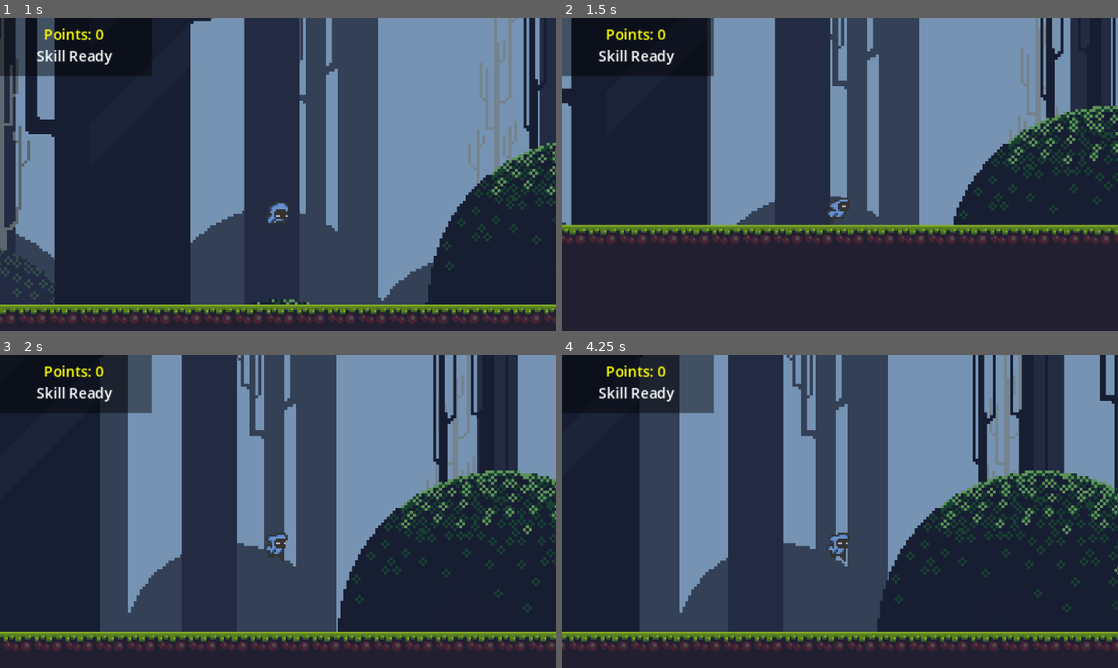
Above: before the commit, frames 1-4 (two rows, left to right).
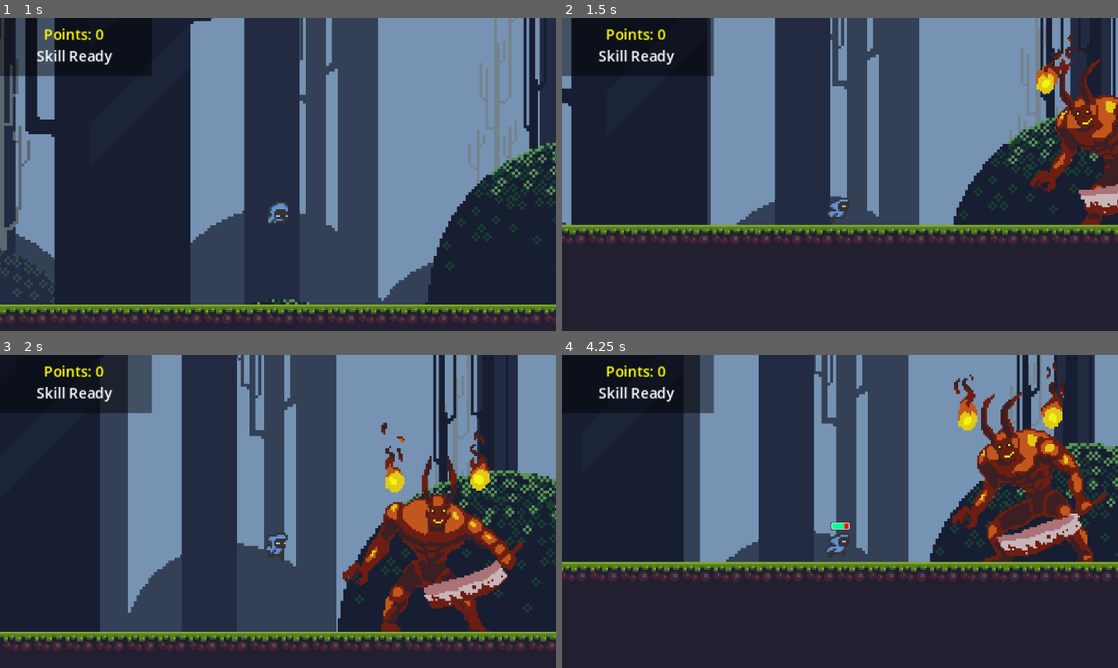
Above: after the commit, the same moments.

Repository: A-kim1/GameDev2026-Individual-Game-Jam-AmarHakim
Game: Godot game, scene res://Scenes/boss_level.tscn
Two runs of this game, one before a commit and one after it. Both use one fixed random seed, a clock stepped at 60 frames per second and the inputs below. This scene is started directly instead of the project's main scene.
Inputs (mouse positions are in pixels of both pictures, inside the frame that each line leads up to):
- Up to frame 1 (1 s): tap Enter at 0.5 s; move the mouse to (400, 158) at 0.52 s; hold D (right) from 0.53 s (still down); click (400, 158) at 0.6 s; tap W (jump) at 0.77 s
- Up to frame 2 (1.5 s): keep holding D (right); move the mouse to (728, 190) at 1.27 s; click (728, 190) at 1.35 s
- Up to frame 3 (2 s): keep holding D (right); tap W (jump) at 1.52 s
- Up to frame 4 (4.25 s): move the mouse to (895, 442) at 2.02 s; release D (right) at 2.03 s; hold A (left) 2.03-2.78 s; hold Shift (run) 2.03-2.78 s; click (895, 442) at 2.3 s; move the mouse to (812, 574) at 2.77 s; hold D (right) from 2.78 s (still down); click (812, 574) at 2.85 s; tap W (jump) at 3.02, 3.77 s; move the mouse to (1006, 558) at 3.52 s; click (1006, 558) at 3.6 s

Frame 1 is identical in both runs. In frame 2, 4.0% of the frame differs, in the area x 84-100%, y 5-67%; in frame 3, 7.3%; in frame 4, 48%, in the area x 0-100%, y 0-95%.

Commit message:
feat: add boss music and implement camera shake for boss fight

Diff:
--- a/Scenes/boss_level.tscn
+++ b/Scenes/boss_level.tscn
@@ -9,6 +9,7 @@
 [ext_resource type="Texture2D" uid="uid://51osf0nyrdsd" path="res://Assets/Free Pixel Art Forest/PNG/Background layers/Layer_0008_3.png" id="7_bg2"]
 [ext_resource type="Texture2D" uid="uid://dos4numolc0o7" path="res://Assets/Free Pixel Art Forest/PNG/Background layers/Layer_0006_4.png" id="8_bg3"]
 [ext_resource type="Texture2D" uid="uid://02bgxuhsh257" path="res://Assets/Free Pixel Art Forest/PNG/Background layers/Layer_0005_5.png" id="9_bg4"]
+[ext_resource type="AudioStream" uid="uid://b7gdotcl3of1t" path="res://Assets/Music/17 - Decisive Battle 2 - The Calamity.ogg" id="10_hsic4"]
 
 [sub_resource type="TileSetAtlasSource" id="TileSetAtlasSource_8popx"]
 texture = ExtResource("1_14uhd")
@@ -564,7 +565,7 @@
 position = Vector2(623, 53)
 
 [node name="boss2" parent="." unique_id=1742694253 instance=ExtResource("2_8popx")]
-position = Vector2(623, 53)
+position = Vector2(297, 50)
 
 [node name="LeftBoundary" type="StaticBody2D" parent="." unique_id=748345709]
 
@@ -621,3 +622,8 @@
 text = "SkillCooldown: 8"
 horizontal_alignment = 1
 vertical_alignment = 1
+
+[node name="AudioStreamPlayer2D" type="AudioStreamPlayer" parent="." unique_id=1463416042]
+stream = ExtResource("10_hsic4")
+volume_db = -20.0
+autoplay = true
--- a/Scripts/boss.gd
+++ b/Scripts/boss.gd
@@ -33,6 +33,9 @@
 @onready var attack_timer = $AttackTimer
 @onready var damage_area = $DamageToPlayer
 
+# Camera shake
+var camera2D : Camera2D
+var cameraShakeNoise : FastNoiseLite
 
 func _ready():
 	health = max_health
@@ -54,6 +57,25 @@
 	can_take_damage = true
 	pending_release_invincible_on_attack = false
 
+	# Camera Shake
+	camera2D = get_viewport().get_camera_2d()
+	if camera2D == null:
+		if is_instance_valid(player):
+			camera2D = player.get_node_or_null("Camera2D")
+		if camera2D == null:
+			camera2D = get_node_or_null("/root/Root/Player/Camera2D")
+	cameraShakeNoise = FastNoiseLite.new()
+
+func startCameraShake(intensity : float):
+	if not is_instance_valid(camera2D):
+		camera2D = get_viewport().get_camera_2d()
+
+	if not is_instance_valid(camera2D):
+		return
+
+	var cameraOffset = cameraShakeNoise.get_noise_1d(Time.get_ticks_msec() * intensity)
+	camera2D.offset.x = cameraOffset
+	camera2D.offset.y = cameraOffset
 
 func _physics_process(delta):
 	if is_dead:
@@ -119,6 +141,11 @@
 	anim.play("attack")
 	update_attack_window()
 
+	await get_tree().create_timer(1.5).timeout
+	# Camera Shake
+	var camera_tween = get_tree().create_tween()
+	camera_tween.tween_method(startCameraShake, 100.0, 50.0, 0.2)
+
 
 func update_attack_window():
 	if anim == null or not is_instance_valid(anim):
@@ -242,7 +269,6 @@
 	if post_hit_invincible_time > 0.0:
 		await get_tree().create_timer(post_hit_invincible_time).timeout
 
-
 func die():
 	if is_dead:
 		return
--- a/Scripts/hud.gd
+++ b/Scripts/hud.gd
@@ -7,7 +7,7 @@
 	GameManager.points_changed.connect(_on_points_changed)
 	GameManager.skill_cooldown_changed.connect(_on_skill_cooldown_changed)
 
-	# Sync nilai awal saat HUD baru dibuat di scene manapun.
+	# Sync nilai awal saat HUD baru dibuat di scene manapun
 	_on_points_changed(GameManager.get_points())
 	_on_skill_cooldown_changed(0)
 
Not shown, added: Assets/Music/17 - Decisive Battle 2 - The Calamity.ogg.import
Not shown, added: Assets/Music/17 - Decisive Battle 2 - The Calamity.ogg
